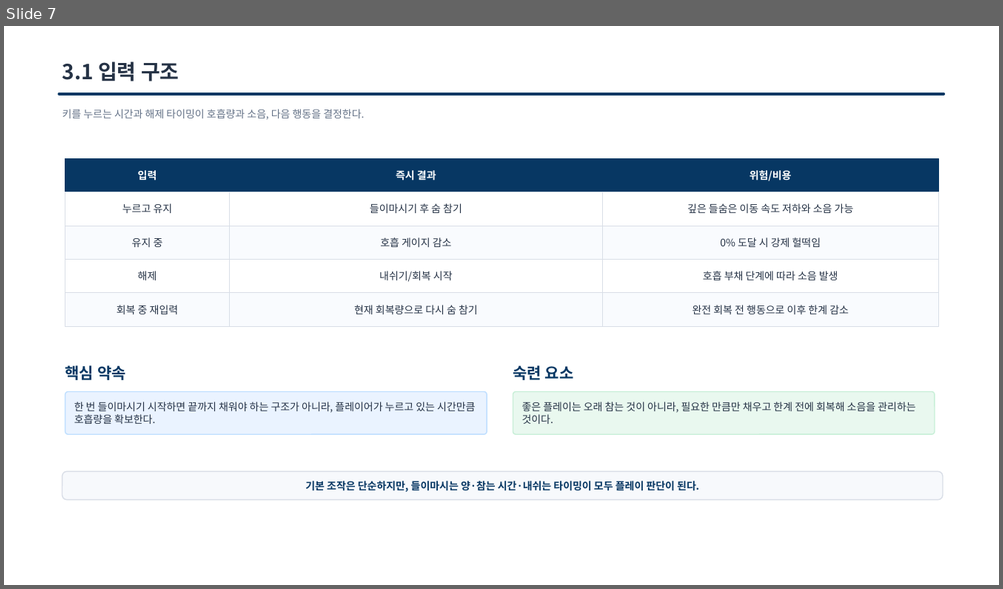
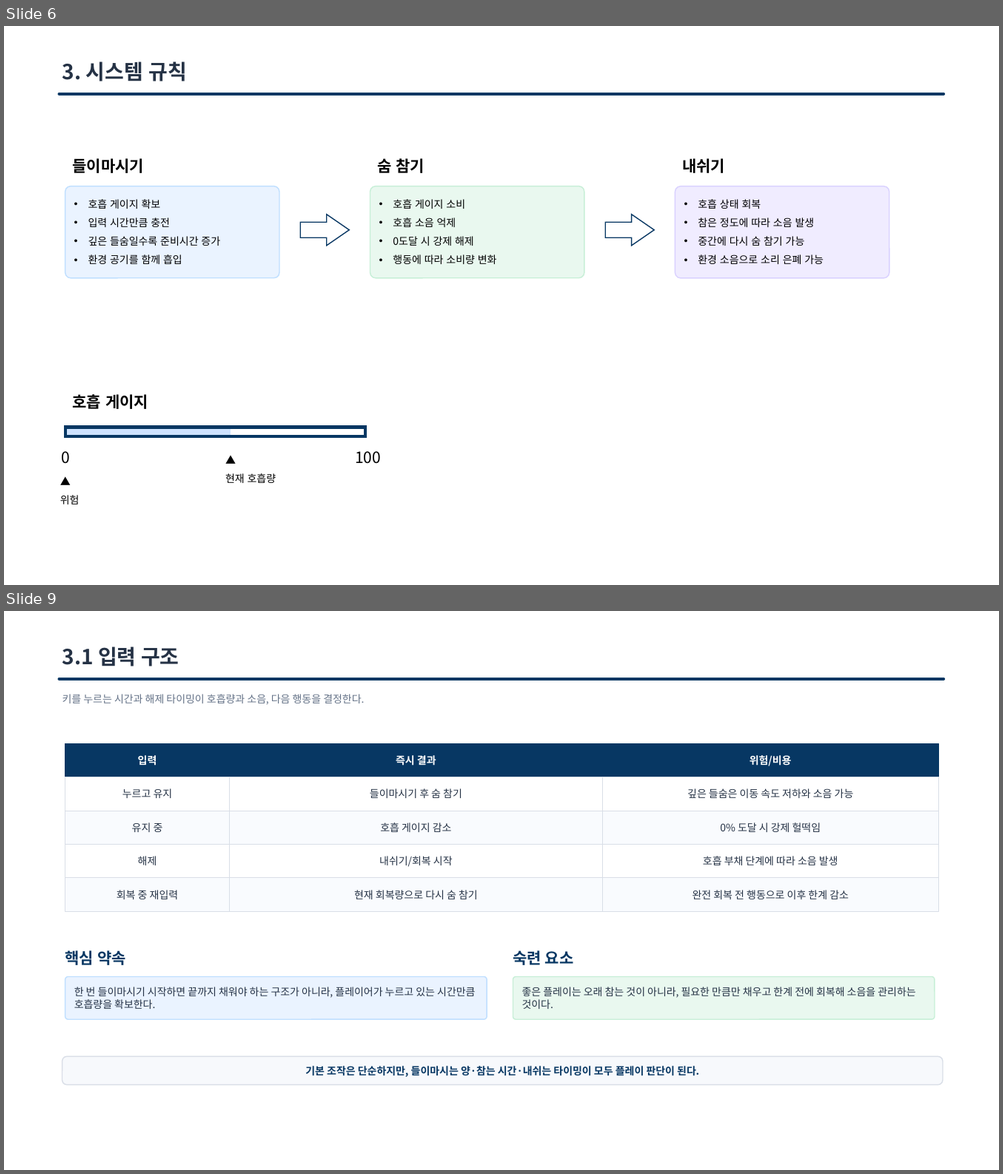
Before and after one commit to ysooj/Gihoek_8, a slide deck: 호흡 시스템 문서.pptx. Shown one above the other, each under a label of ours: slide 7 before the commit, slides 6 and 9 after it; the slides between them are not shown. The pictures are 1003x589 and 1003x1174 pixels, drawn with LibreOffice and Linux fonts; fonts in the diff are those of the drawing. Boxes give left, top, right and bottom in pixels: in the first picture for what was removed or moved away, otherwise in the second. Text is boxed around its words. In the diff, an @@ line names an element or a change of style, - is before the commit and + after.

```diff
--- a/호흡 시스템 문서.pptx
+++ b/호흡 시스템 문서.pptx
@@ slide 6 added at [4,26,999,585], background #FFFFFF @@
@@ text added at [62,62,188,82], 20 pt, text #253245, bold @@
+3. 시스템 규칙
@@ line added from (60, 94) to (943, 94), #073763 3 pt @@
@@ text added at [73,158,145,173], 15 pt, text #000000, bold @@
+들이마시기
@@ text added at [377,158,425,173], 15 pt, text #000000, bold @@
+숨 참기
@@ text added at [682,158,725,173], 15 pt, text #000000, bold @@
+내쉬기
@@ rounded rectangle added at [65,187,279,278], fill #EAF3FF, outline #BFDFFF 1 pt, 10 pt, text #000000 @@
+• 호흡 게이지 확보
+• 입력 시간만큼 충전
+• 깊은 들숨일수록 준비시간 증가
+• 환경 공기를 함께 흡입
@@ rounded rectangle added at [370,187,584,278], fill #E9F8EF, outline #C7EFD7 1 pt, 10 pt, text #000000 @@
+• 호흡 게이지 소비
+• 호흡 소음 억제
+• 0도달 시 강제 해제
+• 행동에 따라 소비량 변화
@@ rounded rectangle added at [674,187,889,278], fill #F0ECFF, outline #D9D1FF 1 pt, 10 pt, text #000000 @@
+• 호흡 상태 회복
+• 참은 정도에 따라 소음 발생
+• 중간에 다시 숨 참기 가능
+• 환경 소음으로 소리 은폐 가능
@@ right arrow added at [300,215,349,246], outline #073763 1 pt @@
@@ right arrow added at [606,215,654,246], outline #073763 1 pt @@
@@ text added at [73,395,148,409], 15 pt, text #000000, bold @@
+호흡 게이지
@@ rectangle added at [65,427,365,437], outline #073763 3 pt @@
@@ rectangle added at [67,429,231,437], fill #CDE2FF @@
@@ text added at [61,452,70,464], 15 pt, text #000000 @@
+0
@@ text added at [355,452,381,464], 15 pt, text #000000 @@
+100
@@ text added at [225,474,276,483], 10 pt, text #000000 @@
+▲
+현재 호흡량
@@ text added at [60,495,79,505], 10 pt, text #000000 @@
+▲
+위험
@@ what was slide 7 is now slide 9 @@
```
Also in this commit, not shown: 5 slides changed, 1 other slide added, 4 other files.
